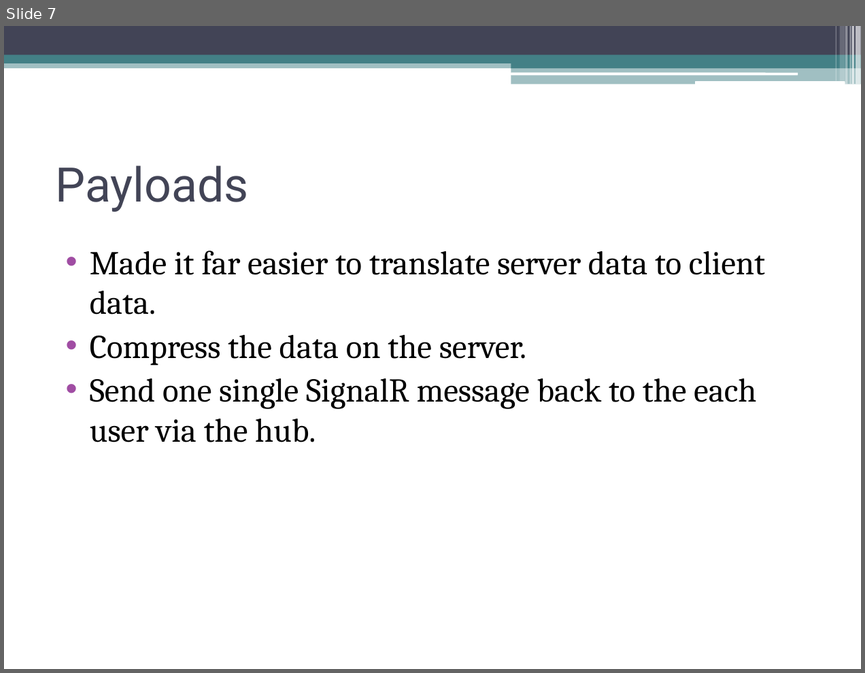
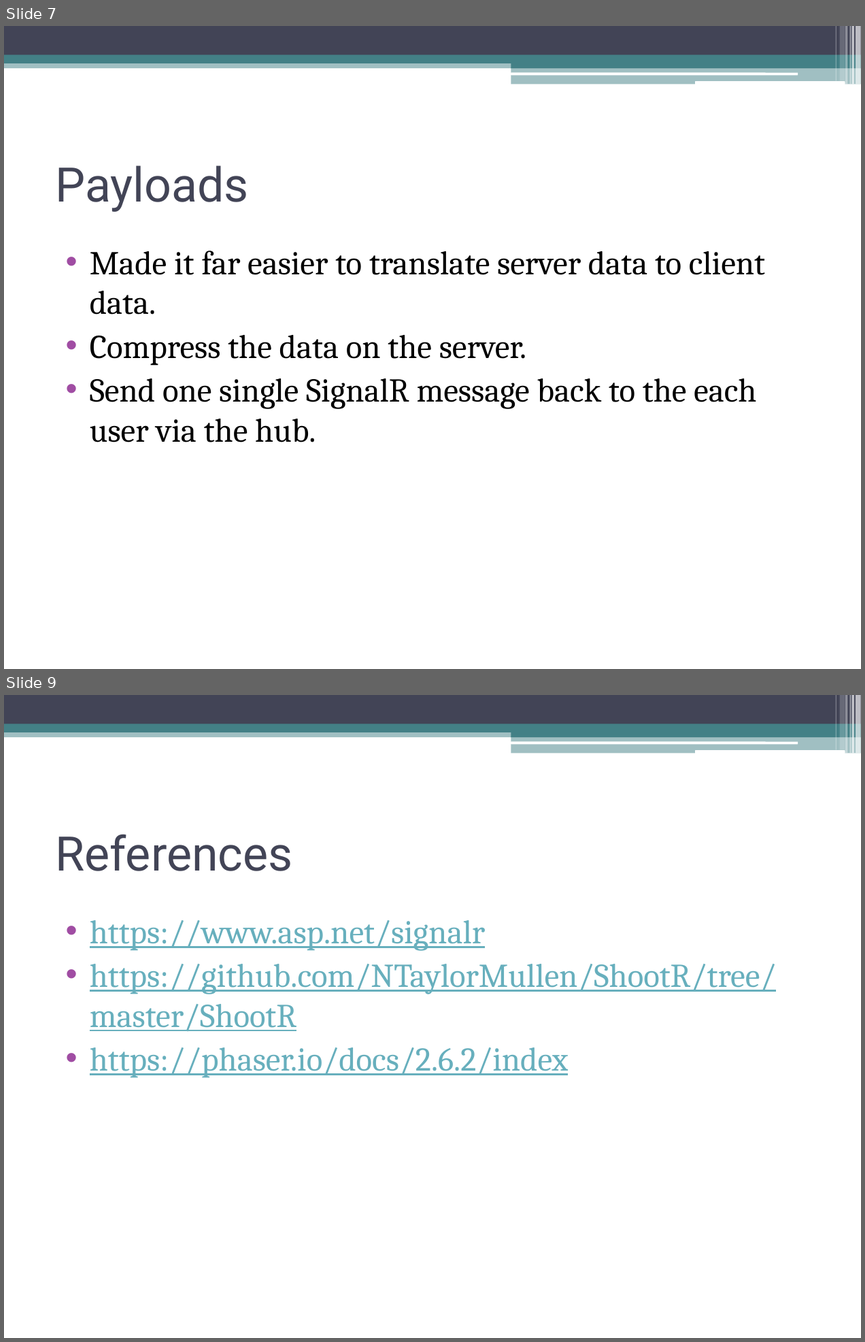
Before and after one commit to SnoBoarder/CS651-Websites, a slide deck: FinalProject/TranMini/TranBrian-Presentation.pptx. Shown one above the other, each under a label of ours: slide 7 before the commit, slides 7 and 9 after it; the slides between them are not shown. The pictures are 865x673 and 865x1342 pixels, drawn with LibreOffice and Linux fonts; fonts in the diff are those of the drawing. Boxes give left, top, right and bottom in pixels: in the first picture for what was removed or moved away, otherwise in the second. Text is boxed around its words. In the diff, an @@ line names an element or a change of style, - is before the commit and + after.

```diff
--- a/FinalProject/TranMini/TranBrian-Presentation.pptx
+++ b/FinalProject/TranMini/TranBrian-Presentation.pptx
@@ slide 9 added at (4, 695, 861, 1338), background #FFFFFF; not listed: 13 template elements that a slide beside it also shows @@
@@ title added at (55, 834, 292, 871), 40 pt, text #424456 @@
+References
@@ text added at (90, 920, 776, 1078), 28 pt, text #67AFBD, underline @@
+• https://www.asp.net/signalr
+• https://github.com/NTaylorMullen/ShootR/tree/master/ShootR
+• https://phaser.io/docs/2.6.2/index
```
Also in this commit, not shown: 2 slides changed, 1 other file.
